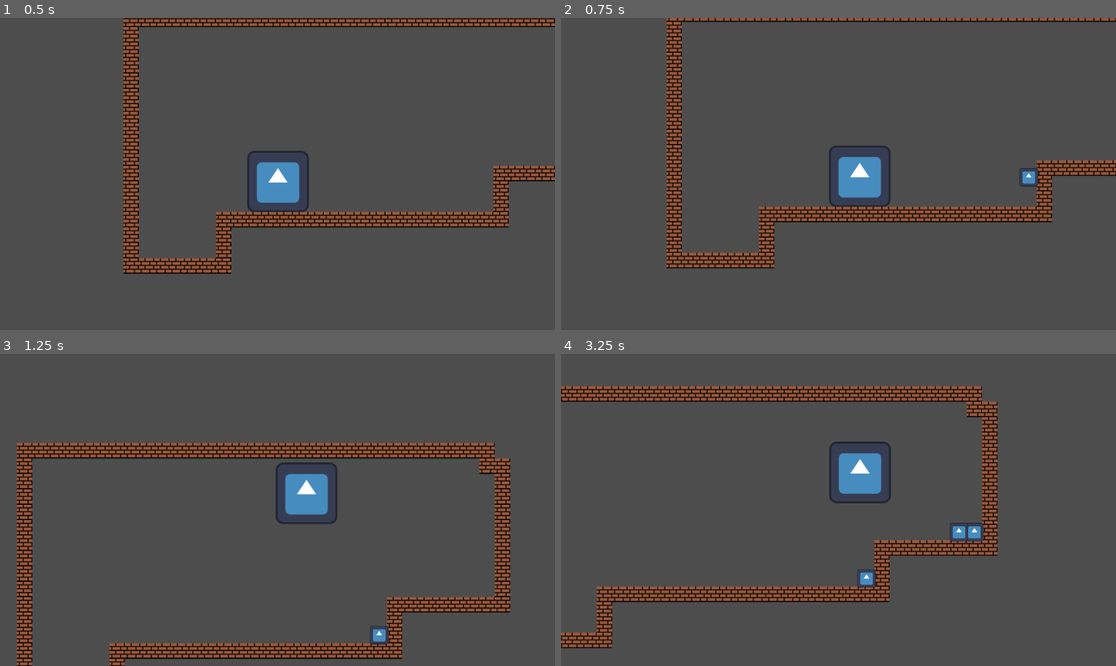
Above: before the commit, frames 1-4 (two rows, left to right).
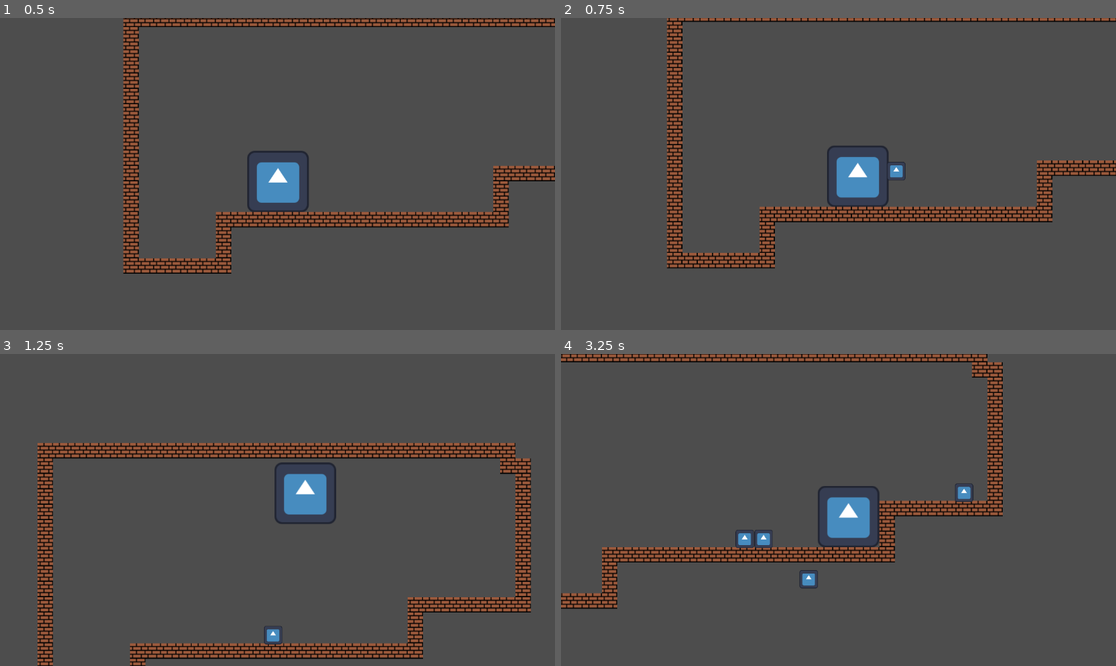
Above: after the commit, the same moments.

Repository: Apinoita/JumpstartHackclub
Game: Godot game, scene res://node.tscn
Two runs of this game, one before a commit and one after it. Both use one fixed random seed, a clock stepped at 60 frames per second and the inputs below. The engine's default icon, where the game draws it, is replaced by a stand-in: a white triangle on a blue panel in a dark square.
Inputs (mouse positions are in pixels of both pictures, inside the frame that each line leads up to):
- Up to frame 1 (0.5 s): no input
- Up to frame 2 (0.75 s): tap Enter (ui_accept) at 0.5 s; move the mouse to (960, 158) at 0.52 s; hold D (Right) from 0.53 s (still down); click (960, 158) at 0.6 s
- Up to frame 3 (1.25 s): keep holding D (Right); tap Space (Jump) at 0.77 s; tap Enter (ui_accept) at 0.8 s
- Up to frame 4 (3.25 s): move the mouse to (727, 525) at 1.27 s; tap Enter (ui_accept) at 1.35, 2.3, 2.85 s; tap Space (Jump) at 1.52, 3.02 s; click (727, 525) at 1.55 s; move the mouse to (894, 441) at 2.02 s; release D (Right) at 2.03 s; hold A (Left) 2.03-2.78 s; click (894, 441) at 2.1 s; move the mouse to (810, 572) at 2.77 s; hold D (Right) from 2.78 s (still down); click (810, 572) at 3.05 s

Frame 1 is identical in both runs. In frame 2, 1.7% of the frame differs, in the area x 19-100%, y 0-81%; in frame 3, 11%; in frame 4, 20%, in the area x 0-80%, y 0-95%.

Commit message:
projectiles work now propperly

Diff:
--- a/player.gd
+++ b/player.gd
@@ -3,9 +3,32 @@
 
 const SPEED = 400.0
 const JUMP_VELOCITY = -900.0
+var hitboxsize = 125
 @onready var main = get_tree().get_root().get_node("Node")
 @onready var projectile = load("res://projectile.tscn")
 
+func shoot(mouseloc) -> void:
+	if Input.is_action_just_pressed("Shoot"):
+		var viewportsize = get_viewport().get_visible_rect().size
+		var dir
+		if (-mouseloc.y+viewportsize.y/2) >= 0:
+			dir = atan((-mouseloc.y+viewportsize.y/2)/(mouseloc.x-viewportsize.x/2))
+			if (mouseloc.x-viewportsize.x/2) < 0:
+				dir = PI+dir
+		else:
+			dir = atan((-mouseloc.y+viewportsize.y/2)/(mouseloc.x-viewportsize.x/2))
+			if (mouseloc.x-viewportsize.x/2) < 0:
+				dir = -PI+dir
+		print(dir)
+		var instance = projectile.instantiate()
+		instance.spawnpos = Vector2(global_position.x+cos(dir)*hitboxsize, global_position.y-sin(dir)*hitboxsize)
+		instance.spawndir = dir
+		main.add_child.call_deferred(instance)
+
+func _input(event):
+	# Mouse in viewport coordinates.
+	if event is InputEventMouseButton:
+		shoot(event.position)
 
 func _physics_process(delta: float) -> void:
 	# Add the gravity.
@@ -25,10 +48,6 @@
 	var direction := Input.get_axis("Left", "Right")
 	if direction:
 		velocity.x = direction * SPEED
-		if Input.is_action_just_pressed("Shoot"):
-			var instance = projectile.instantiate()
-			instance.spawnpos = global_position
-			main.add_child.call_deferred(instance)
 	else:
 		velocity.x = move_toward(velocity.x, 0, SPEED)
 
--- a/projectile.gd
+++ b/projectile.gd
@@ -1,28 +1,14 @@
-extends CharacterBody2D
+extends RigidBody2D
 
 
 const SPEED = 3000.0
 const JUMP_VELOCITY = -400.0
 
 var spawnpos
+var spawndir
 
 func _ready() -> void:
 
 	var direction := Input.get_axis("Left", "Right")
-	global_position = Vector2(spawnpos.x+(direction*100),spawnpos.y)
-	velocity.x = direction * SPEED
-
-func _physics_process(delta: float) -> void:
-	# Add the gravity.
-	if not is_on_floor():
-		velocity += get_gravity() * delta * 1/2
-
-	# Handle jump.
-	#if Input.is_action_just_pressed("ui_accept") and is_on_floor():
-		#velocity.y = JUMP_VELOCITY
-
-
-# Get the input direction and handle the movement/deceleration.
-	# As good practice, you should replace UI actions with custom gameplay actions.
-
-	move_and_slide()
+	global_position = spawnpos
+	apply_central_force(Vector2(cos(spawndir)*SPEED, -sin(spawndir)*SPEED))
--- a/projectile.tscn
+++ b/projectile.tscn
@@ -3,15 +3,15 @@
 [ext_resource type="Script" uid="uid://beqqrk6nsbdvl" path="res://projectile.gd" id="1_qxf0c"]
 [ext_resource type="Texture2D" uid="uid://c7og03qxahtmg" path="res://icon.svg" id="2_dgwo2"]
 
-[sub_resource type="RectangleShape2D" id="RectangleShape2D_sxmqc"]
+[sub_resource type="RectangleShape2D" id="RectangleShape2D_qxf0c"]
 size = Vector2(32, 31)
 
-[node name="Projectile" type="CharacterBody2D"]
+[node name="Projectile" type="RigidBody2D"]
 script = ExtResource("1_qxf0c")
 
 [node name="CollisionShape2D" type="CollisionShape2D" parent="."]
 position = Vector2(0, 1.5)
-shape = SubResource("RectangleShape2D_sxmqc")
+shape = SubResource("RectangleShape2D_qxf0c")
 one_way_collision_margin = 0.0
 
 [node name="Sprite2D" type="Sprite2D" parent="."]
